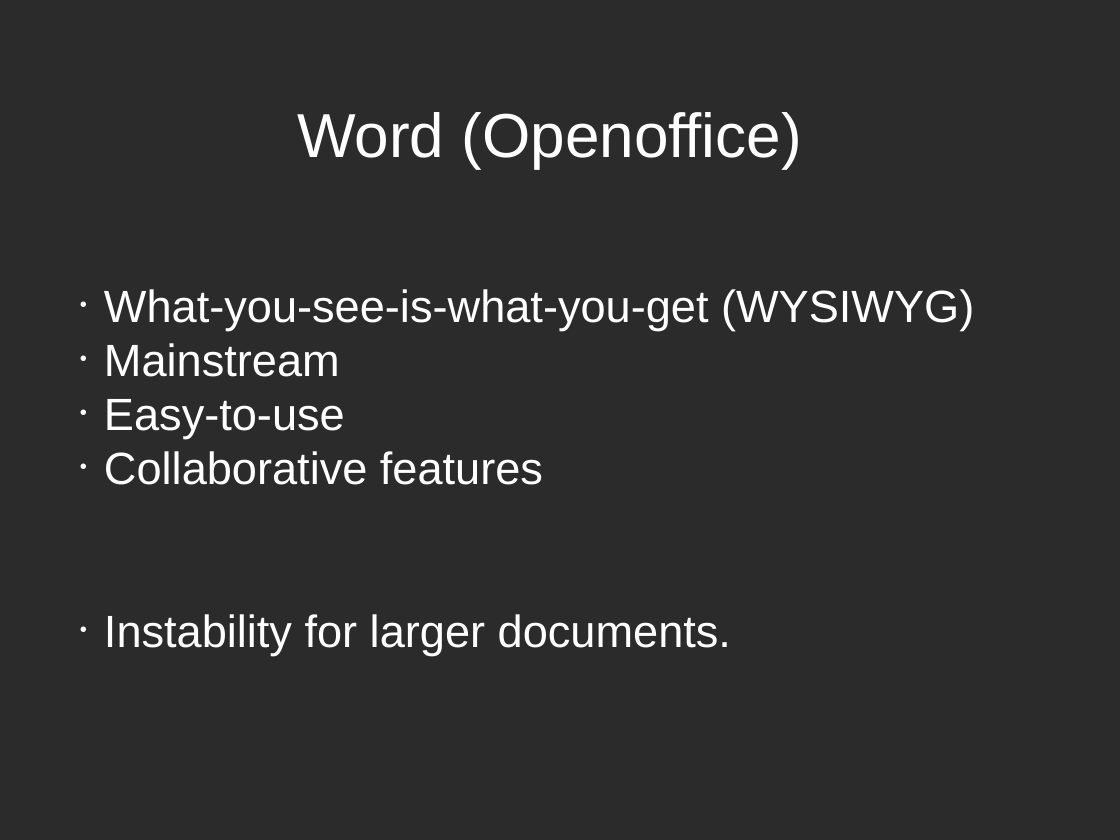
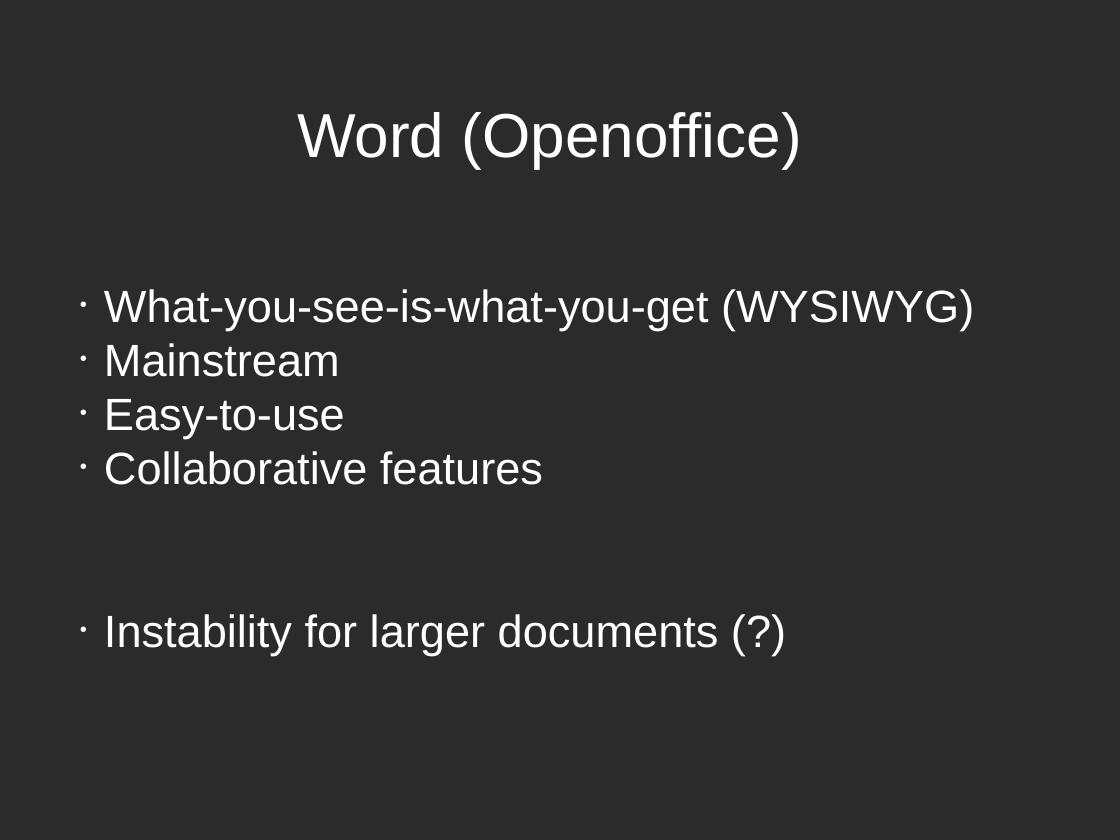
Before and after one commit to mikehulluk/IntroductionToResearchComputing, a slide deck: slide 4 of Wk7/PreparingReports.odp. Drawn at 1120x840 pixels with LibreOffice and Linux fonts; fonts in the diff are those of the drawing; background and template pictures are left out; a plain dark background stands for a picture behind light text. Boxes give left, top, right and bottom in pixels: in the first picture for what was removed or moved away, otherwise in the second. Text is boxed around its words. In the diff, an @@ line names an element or a change of style, - is before the commit and + after.

```diff
--- a/Wk7/PreparingReports.odp
+++ b/Wk7/PreparingReports.odp
@@ subtitle at <box>104,614,719,655</box>: text changed @@
-• Instability for larger documents.
+• Instability for larger documents (?)
```
Also in this commit, not shown: 4 other slides changed, 1 slide removed.
